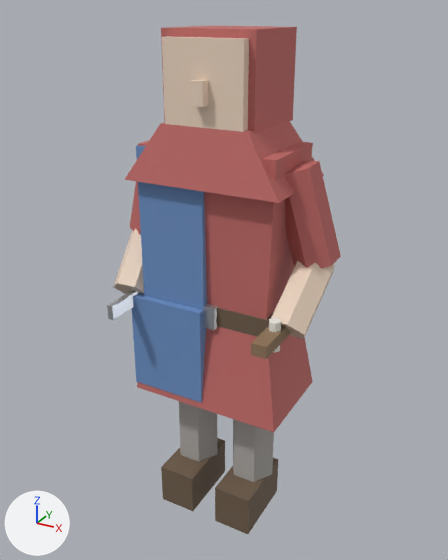
One commit to the glTF model public/models/char_weaver.glb: the scene before it, then after it.
Both versions are drawn from a camera (50 mm lens) standing at (0.949, -1.736, 1.794) and looking at (-0.035, 0.054, 0.899). The lights are fixed; the arrows at lower left show +X, +Y and +Z. The picture after the commit comes second.

Objects in the first picture: 'char_weaver'.
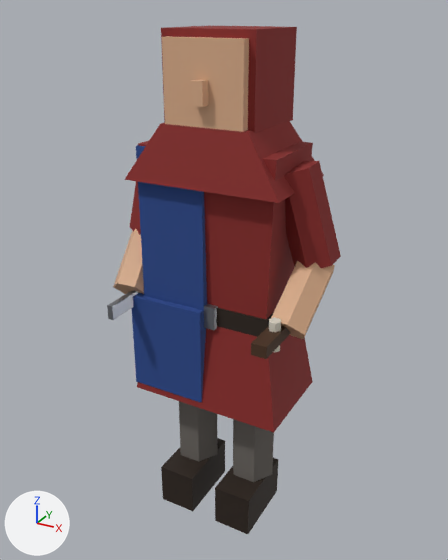
Where the change shows, as pixel boxes [x1, y1, x2, y2] in the pictures (448 x 560 px):
'char_weaver', recoloured (darker)
    both: [107, 26, 341, 534]

The change, as a list of edits to the scene's bpy script:
```text
Change mat_charskin:
    mat_charskin.base_color: (0.86, 0.68, 0.54) -> (0.711, 0.42, 0.253)  # beige #efd7c2 -> beige #dbad8a
Change mat_charleatherdark:
    mat_charleatherdark.base_color: (0.16, 0.11, 0.07) -> (0.022, 0.0116, 0.00598)  # brown #6f5d4b -> black #291c12
Change mat_charwoolgrey:
    mat_charwoolgrey.base_color: (0.42, 0.4, 0.38) -> (0.147, 0.133, 0.119)  # grey #adaaa6 -> dark grey #6b6661
Change mat_charwoolred:
    mat_charwoolred.base_color: (0.54, 0.15, 0.14) -> (0.253, 0.0196, 0.0174)  # pink #c26c69 -> red #8a2624
Change mat_charwoolblue:
    mat_charwoolblue.base_color: (0.15, 0.28, 0.55) -> (0.0196, 0.0637, 0.263)  # blue #6c90c4 -> blue #26478c
Change mat_charironsteel:
    mat_charironsteel.base_color: (0.55, 0.56, 0.58) -> (0.263, 0.274, 0.296)  # light grey #c4c5c8 -> grey #8c8f94
Change mat_charwooddark:
    mat_charwooddark.base_color: (0.28, 0.18, 0.1) -> (0.0637, 0.0272, 0.01)  # brown #907659 -> brown #472e19
```
